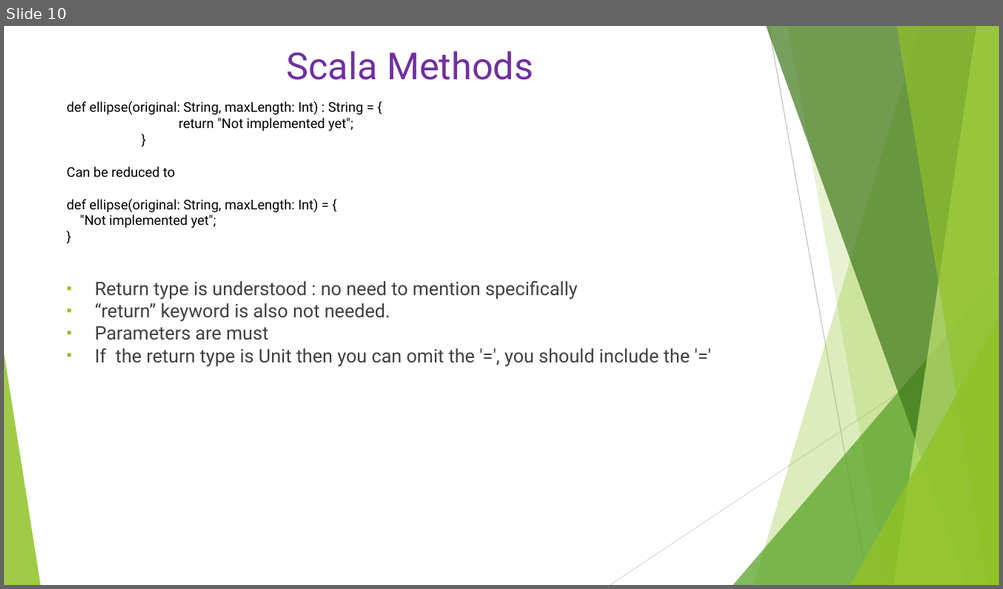
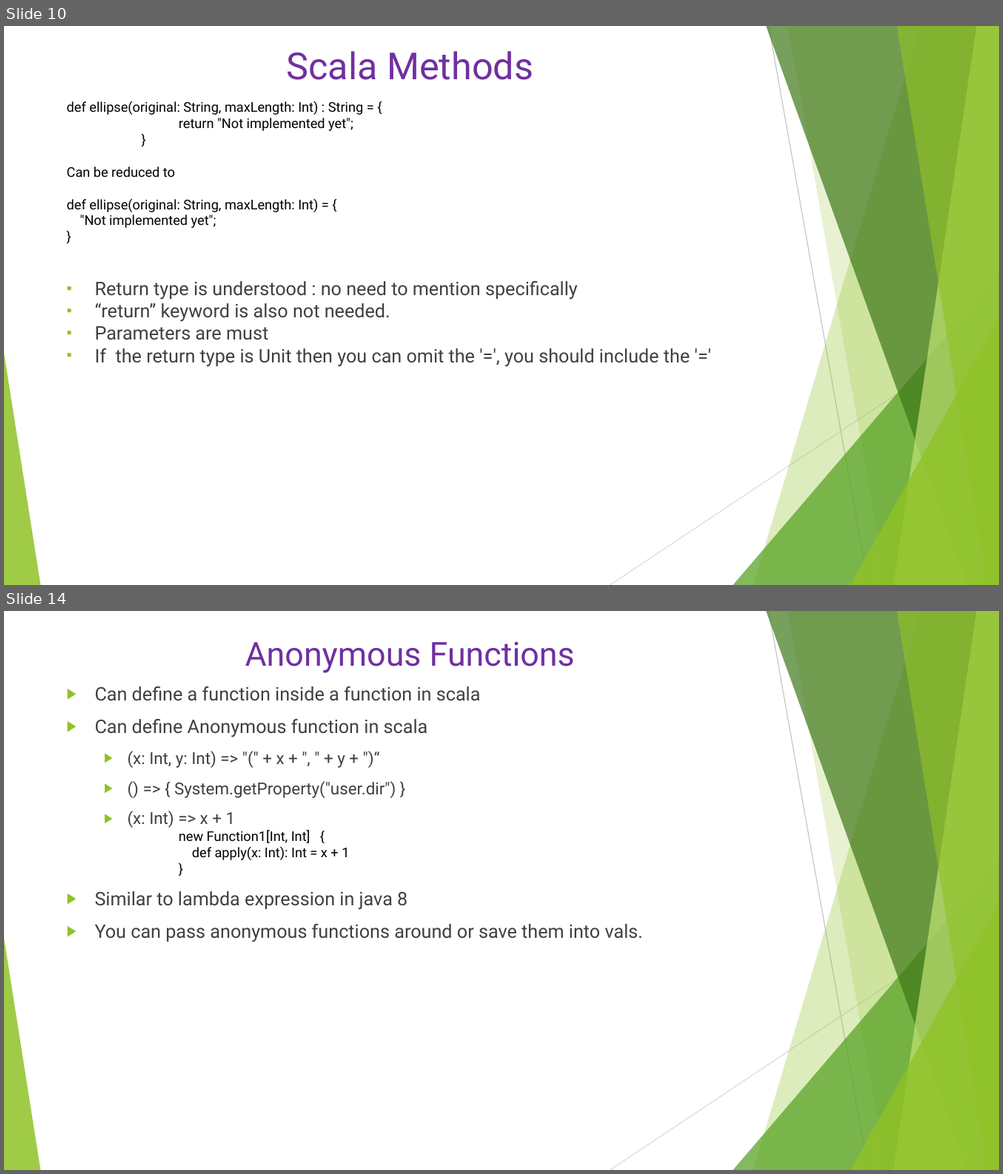
Before and after one commit to Anveshan3175/ScalaTrainingPrep, a slide deck: ScalaRepositary/ScalaTrainingPrep/Scala.pptx. Shown one above the other, each under a label of ours: slide 10 before the commit, slides 10 and 14 after it; the slides between them are not shown. The pictures are 1003x589 and 1003x1174 pixels, drawn with LibreOffice and Linux fonts; fonts in the diff are those of the drawing. Boxes give left, top, right and bottom in pixels: in the first picture for what was removed or moved away, otherwise in the second. Text is boxed around its words. In the diff, an @@ line names an element or a change of style, - is before the commit and + after.

```diff
--- a/ScalaRepositary/ScalaTrainingPrep/Scala.pptx
+++ b/ScalaRepositary/ScalaTrainingPrep/Scala.pptx
@@ slide 14 added at <box>4,611,999,1170</box>, background #FFFFFF; not listed: 10 template elements that a slide beside it also shows @@
@@ title added at <box>245,641,575,673</box>, 32 pt, text #7030A0 @@
+Anonymous Functions
@@ text added at <box>95,686,643,943</box>, 18 pt, text #404040 @@
+▶ Can define a function inside a function in scala
+▶ Can define Anonymous function in scala
+  ▶ (x: Int, y: Int) => "(" + x + ", " + y + ")“
+  ▶ () => { System.getProperty("user.dir") }
+  ▶ (x: Int) => x + 1
+  new Function1[Int, Int] {
+  def apply(x: Int): Int = x + 1
+  }
+  ▶ Similar to lambda expression in java 8
+  ▶ You can pass anonymous functions around or save them into vals.
```
Also in this commit, not shown: 5 other slides added, 1 slide removed, 1 other file.
